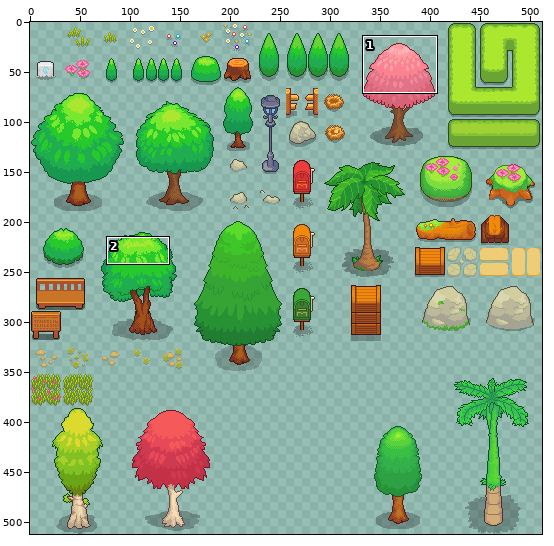
Edited in one commit: sprite sheet (img/tilesets/Growing_OutsideB_Spring.png). Above, an overview of the earlier version with the close-up marked.
Close-up. Earlier state:
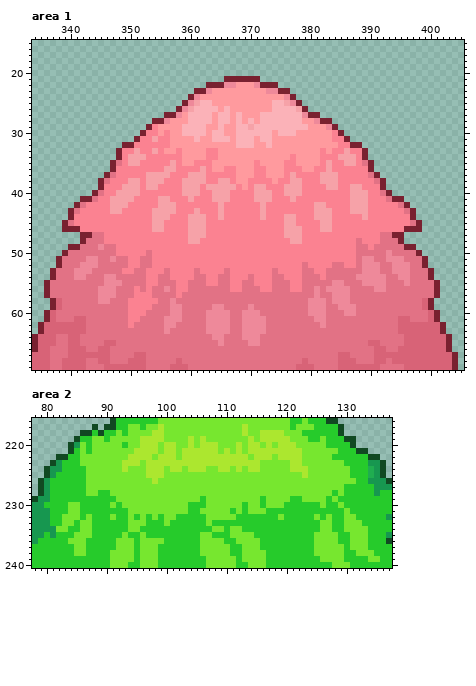
The file is 512x512 pixels. Colours within 5 levels of each other are drawn and written as one. Shown: area 1: x 334..405, y 15..69; area 2: x 78..137, y 216..240.
Once edited:
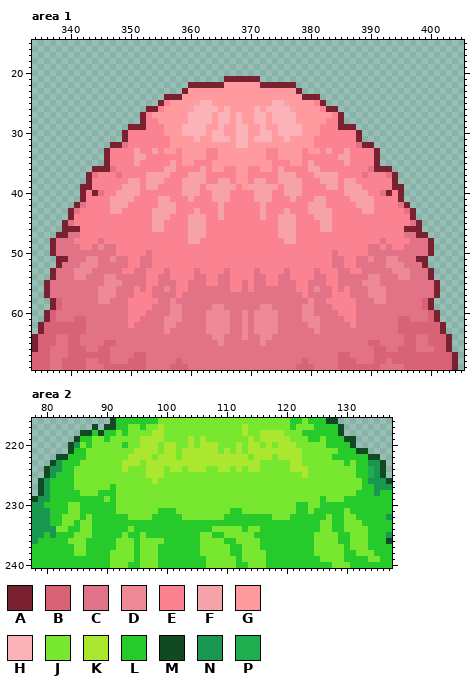
Palette (. is transparent): A #792130  B #d86377  C #e27285  D #ee899a  E #fb8291  F #f6a2a8  G #ff9a9e  H #fbb2b8  J #77e72f  K #ace72f  L #26cb2b  M #114922  N #179750  P #20ad50
The exact change:
Changed rows in their new state; - is an unchanged pixel.
Area 1:
first column x 337:
22 -----------------------AAA---GG---G---AAA-----------------------
23 ----------------------AGGGG---------GGGGGA----------------------
24 -------------------AAAGGG--------------GGGAAA-------------------
25 ------------------AEGGGG----------------GGGGEA------------------
26 ----------------AAEGGGG-----------H-H---FGGGGEAA----------------
27 ---------------AEGGGGG------------H-G----GGGGGGEA---------------
28 ---------------AEEGG-------------GH-G----G--GGEEA---------------
29 -------------AAAE-E--------------GG-GG----G--EEEAAA-------------
30 ------------AEEE--EG-------------GG------H---EE-EEEA------------
31 ------------AEE--E---------------GH----H----EEE--EEA------------
32 ----------AACE-------------------G--G-------EEEE--ECAA----------
33 ---------AEE------------------------EE----E---F-----EEA---------
34 ---------AEE-E----------------------EE--G-EEE-----E-EEA---------
35 ---------AEE-E--------------------G--EE-G-EFE-E---E-EEA---------
36 -------AAAC----------------------E-G-EF---EFF-E------CAAA-------
37 ------ACEEEC---------------------E--EEFF----F-------CEEECA------
38 ------AEEE------------------------FF-EFF---------FF---EEEA------
39 -----AAEE------------------------F--FF-----------F-----EEAA-----
40 -----AE------------------------------------------F-------EA-----
41 ------EE------------------------------------FF-------F--EE------
42 -------------------------------------------F------E--F----------
43 ---------------------------------------F---F------EE-F----------
44 --------------------------------------F-------------E-----------
45 --------------------------------------F-------------------------
46 --------------------------------------F--E----------------------
47 -AACCEEEE-----------------------------F--E-------------EEEECCAA-
48 ACCCEEEE-------------------------------F-E---------E----EEEECCCA
49 ACCCCEE--------------------------------------------EEC-D-EECCCCA
50 ACC--------------------------------------------C---EE---C----CCA
51 --A--------------------------------------------CC---C-----C--A--
52 ------------------------------------------E---------CCC-D--C----
53 ----------------------------------C--E-C--EEC-EE--EECCC---------
54 ---------------------------------ECC-E-C--EE-CEE---CC--C--------
55 ---------------------------------ECC-E--C-E---EEC------C---C----
56 ---------------------------------E-CC---C-E---CECE---D----------
57 ------------------------------------------E-C--EEE---DDD--------
58 --------------------------------------------CCEEEEE---DD--------
59 ---------------------------------C-DD-----D-CC-EEEE-------------
60 ---------------------------------C-DDD----D-CC--EEE-------------
61 ---------------------------------C--DD----DD-C---EE-------------
62 ---------------------------------C--DD-----DDC----E-------------
63 ---------------------------------C--DD------D-------------------
64 ---------------------------------CCDD------------------------CC-
65 ---------------------------------CCD-------------------------CC-
66 -------------------------------------------------------------CCC
Area 2:
first column x 85:
221 -LJ---------------------------------------------
222 -L----------------------------------------------
223 ----------------------------------------------J-
224 JJ--------------------------------------------J-
225 JJ--------------------------------------------J-
226 JJ---------------------------------------------J
227 JJ----L--------------------------------------JJJ
228 -J----L------------------------------------J-JJ-
229 -----J---------------J---------J----JJ---LJ-J---
230 ------LJ-----------JJJ------J--J---JJ--JJL--L---
231 -------JJ-----LLL--JJ------LJ---JJJJJ--J--------
232 ------L---J-JL-LL-JJJJ---LL------J-J----L-------
233 ---------LLL---L------L-------------------------
234 ----------L--------------J---JJ-----------------
235 -------------------------J----------------------
Boxes around the changes in both close-ups, in picture pixels (x1, y1, x2, y2):
changed: (50, 82, 434, 352)
changed: (74, 448, 92, 496)
changed: (104, 460, 362, 538)
